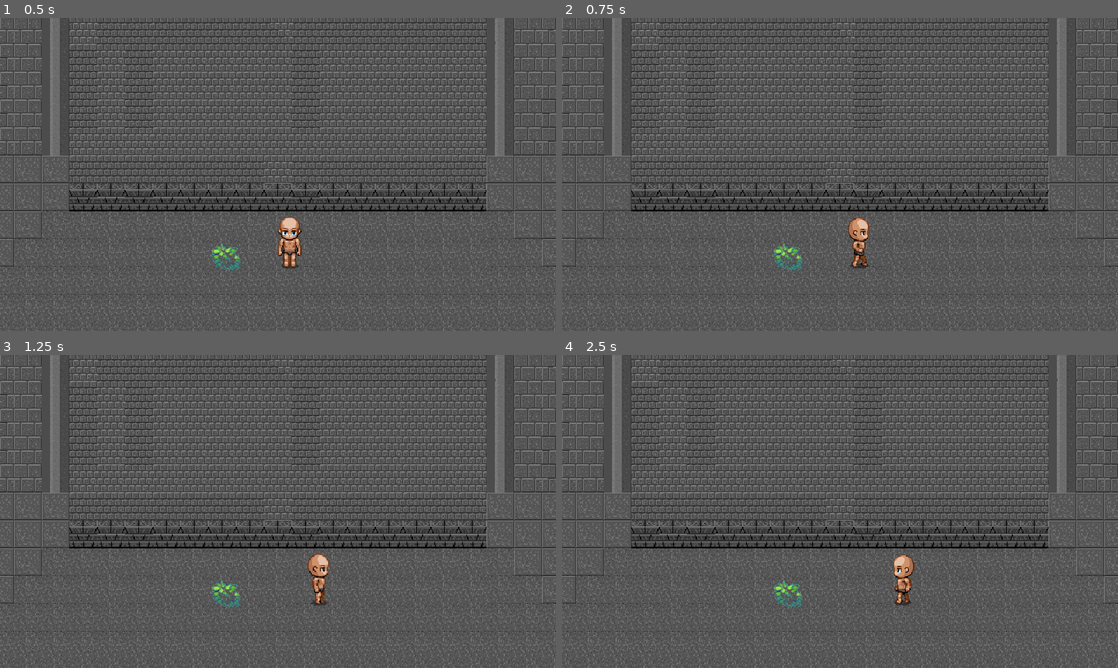
Above: before the commit, frames 1-4 (two rows, left to right).
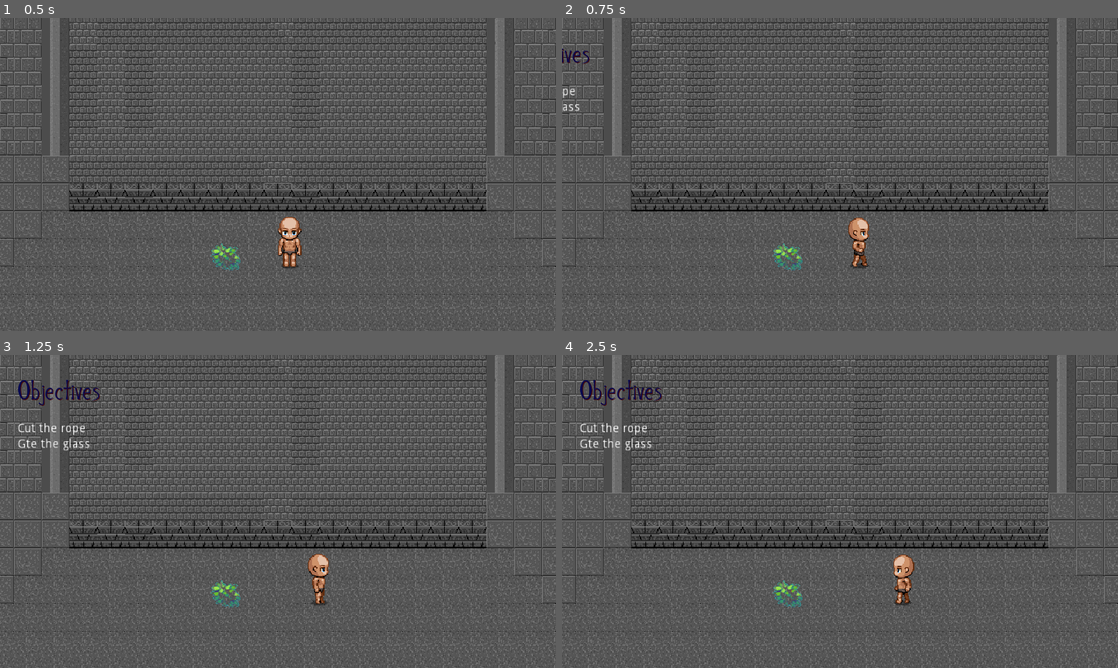
Above: after the commit, the same moments.

Repository: adictonator/shady-humans
Game: Godot game, scene res://scenes/levels/Basement.tscn
Two runs of this game, one before a commit and one after it. Both use one fixed random seed, a clock stepped at 60 frames per second and the inputs below.
Inputs:
- Up to frame 1 (0.5 s): no input
- Up to frame 2 (0.75 s): tap Enter at 0.5 s; hold D (move_right) from 0.53 s (still down); tap ` (toggleObjectives) at 0.6 s
- Up to frame 3 (1.25 s): keep holding D (move_right); tap Space (jump) at 0.77 s
- Up to frame 4 (2.5 s): tap E (interact) at 1.35 s; tap Space (jump) at 1.52 s; tap ` (toggleObjectives) at 1.55, 2.1 s; release D (move_right) at 2.03 s; hold A (move_left) from 2.03 s (still down)

Frame 1 is identical in both runs. In frame 2, 0.2% of the frame differs, in the area x 0-5%, y 9-30%; in frame 3, 0.6%, in the area x 3-18%, y 8-31%; in frame 4, 0.6%.

Commit message:
added some new fonts worked on objective panel effect

Diff:
--- a/scenes/levels/Basement.tscn
+++ b/scenes/levels/Basement.tscn
@@ -222,4 +222,3 @@
 [node name="Inventory" parent="." instance=ExtResource( 6 )]
 
 [node name="Objectives" parent="." instance=ExtResource( 8 )]
-margin_right = 0.0
--- a/scenes/ui/Objectives.tscn
+++ b/scenes/ui/Objectives.tscn
@@ -1,9 +1,14 @@
-[gd_scene load_steps=4 format=2]
+[gd_scene load_steps=6 format=2]
 
 [ext_resource path="res://scripts/ui/Objectives.gd" type="Script" id=1]
+[ext_resource path="res://assets/fonts/text-font.otf" type="DynamicFontData" id=2]
+
+[sub_resource type="DynamicFont" id=3]
+size = 32
+font_data = ExtResource( 2 )
 
 [sub_resource type="Animation" id=2]
-length = 0.001
+length = 0.5
 tracks/0/type = "value"
 tracks/0/path = NodePath("M:rect_position")
 tracks/0/interp = 1
@@ -11,22 +16,10 @@
 tracks/0/imported = false
 tracks/0/enabled = true
 tracks/0/keys = {
-"times": PoolRealArray( 0 ),
-"transitions": PoolRealArray( 1 ),
+"times": PoolRealArray( 0, 0.5 ),
+"transitions": PoolRealArray( 1, 1 ),
 "update": 0,
-"values": [ Vector2( -200, 0 ) ]
-}
-tracks/1/type = "value"
-tracks/1/path = NodePath(".:rect_position")
-tracks/1/interp = 1
-tracks/1/loop_wrap = true
-tracks/1/imported = false
-tracks/1/enabled = true
-tracks/1/keys = {
-"times": PoolRealArray( 0 ),
-"transitions": PoolRealArray( 1 ),
-"update": 0,
-"values": [ Vector2( -200, 0 ) ]
+"values": [ Vector2( -200, 0 ), Vector2( 0, 0 ) ]
 }
 
 [sub_resource type="Animation" id=1]
@@ -48,17 +41,13 @@
 [node name="Objectives" type="Control"]
 anchor_right = 1.0
 anchor_bottom = 1.0
-margin_left = -200.0
-margin_right = 1080.0
-margin_bottom = 720.0
 script = ExtResource( 1 )
 
 [node name="M" type="MarginContainer" parent="."]
 anchor_right = 1.0
 anchor_bottom = 1.0
 margin_left = -200.0
-margin_right = 1280.0
-margin_bottom = 1080.0
+margin_right = -610.0
 size_flags_horizontal = 3
 size_flags_vertical = 3
 custom_constants/margin_right = 20
@@ -69,22 +58,24 @@
 [node name="V" type="VBoxContainer" parent="M"]
 margin_left = 20.0
 margin_top = 20.0
-margin_right = 1460.0
-margin_bottom = 1060.0
+margin_right = 210.0
+margin_bottom = 340.0
 size_flags_horizontal = 3
 size_flags_vertical = 3
 custom_constants/separation = 20
 
 [node name="Heading" type="Label" parent="M/V"]
-margin_right = 1440.0
-margin_bottom = 14.0
-custom_colors/font_color = Color( 0, 0, 0, 1 )
+margin_right = 190.0
+margin_bottom = 39.0
+custom_colors/font_color = Color( 0.0352941, 0.0392157, 0.317647, 1 )
+custom_colors/font_color_shadow = Color( 0.266667, 0.0235294, 0.0235294, 1 )
+custom_fonts/font = SubResource( 3 )
 text = "Objectives"
 
 [node name="List" type="VBoxContainer" parent="M/V"]
-margin_top = 34.0
-margin_right = 1440.0
-margin_bottom = 1040.0
+margin_top = 59.0
+margin_right = 190.0
+margin_bottom = 320.0
 size_flags_horizontal = 3
 size_flags_vertical = 3
 
--- a/scripts/ui/Objectives.gd
+++ b/scripts/ui/Objectives.gd
@@ -14,7 +14,7 @@
 }
 
 onready var objectiveList = $M/V/List
-
+var panelVisible = false
 func _ready() -> void:
 	EventBus.connect('objectiveCompleted', self, 'removeObjective')
 
@@ -28,8 +28,12 @@
 
 func _process(delta):
 	if Input.is_action_just_pressed('toggleObjectives'):
-		print('pirnnnttt')
-		$AnimationPlayer.play('slide')
+		if ! panelVisible:
+			panelVisible = true
+			$AnimationPlayer.play('slide')
+		else:
+			$AnimationPlayer.play_backwards('slide')
+			panelVisible = false
 
 func removeObjective(objectiveID):
 	var item = objectiveList.find_node(objectiveID, true, false)
Binary file added: assets/fonts/text-font.otf
Binary file added: assets/fonts/title-font.otf
